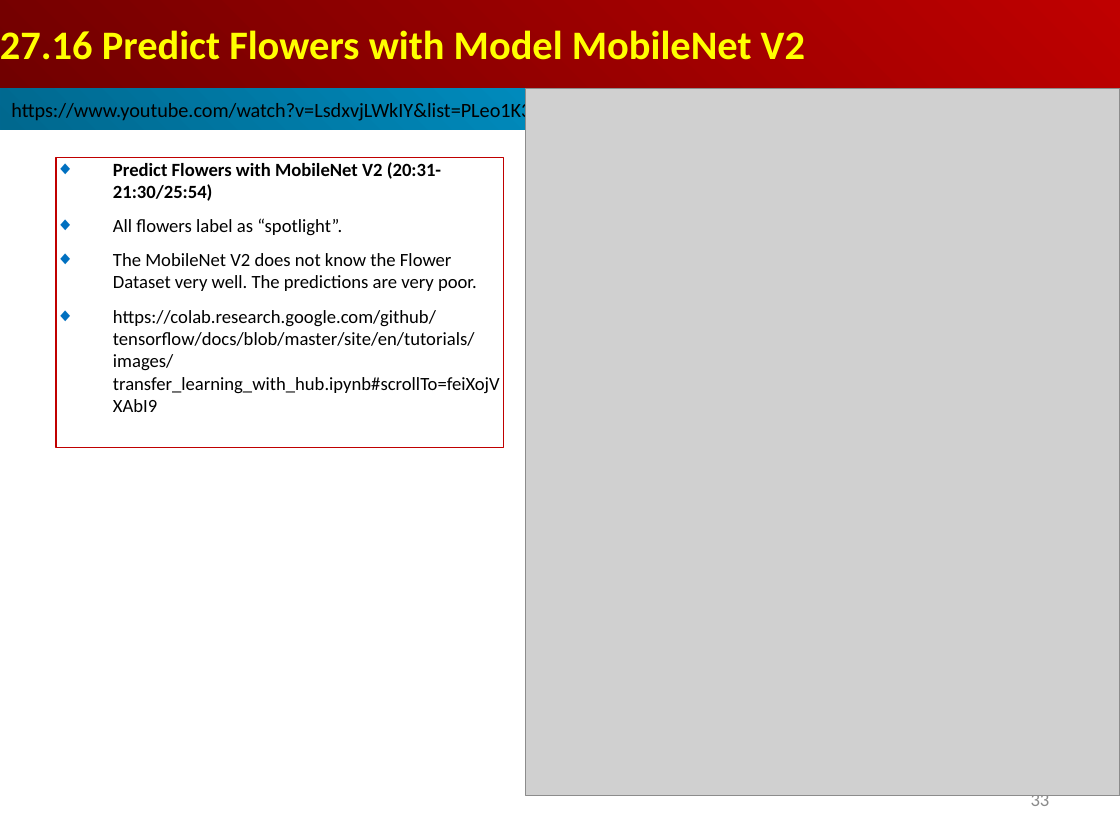
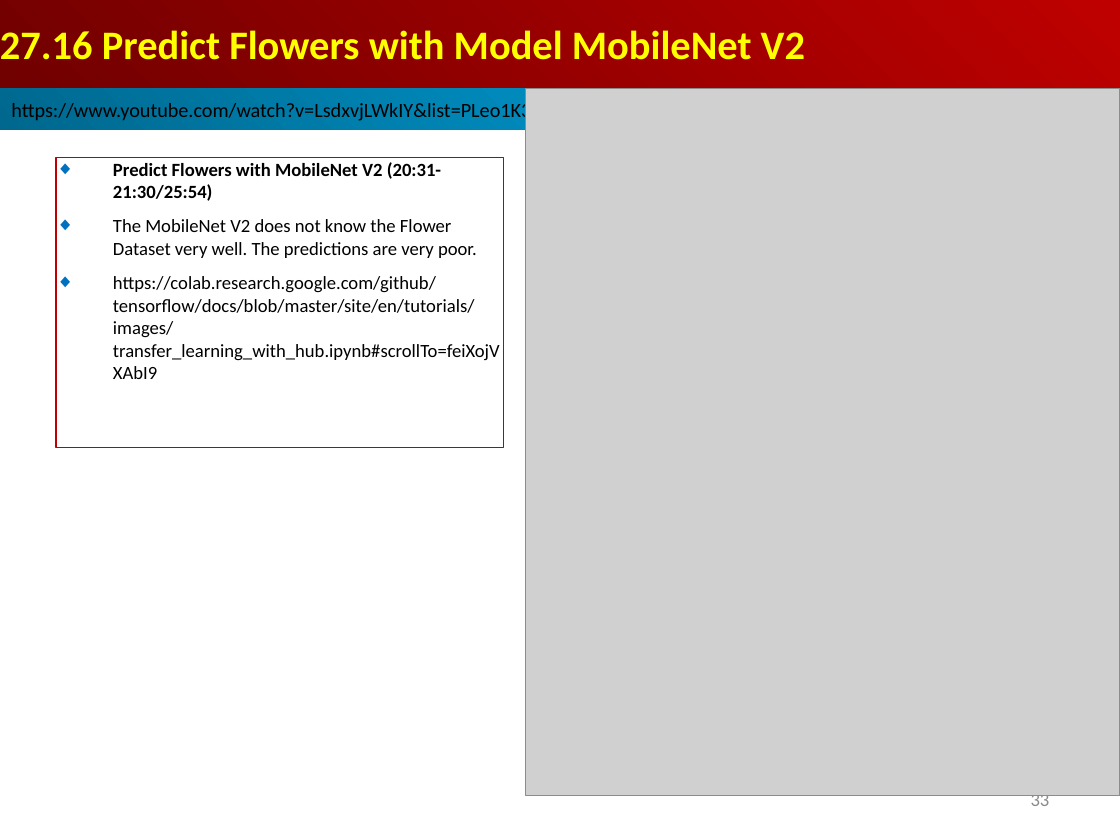
Before and after one commit to peterhchen/AIU_CS512_DL, a slide deck: slide 33 of 000_Lecture_Project/week14/01_Lecture/27.05_20_TL_TF_Hub_Code.ppt. Drawn at 1120x840 pixels with LibreOffice and Linux fonts; fonts in the diff are those of the drawing; grey boxes stand for pictures. Boxes give left, top, right and bottom in pixels: in the first picture for what was removed or moved away, otherwise in the second. Text is boxed around its words. In the diff, an @@ line names an element or a change of style, - is before the commit and + after.

```diff
--- a/000_Lecture_Project/week14/01_Lecture/27.05_20_TL_TF_Hub_Code.ppt
+++ b/000_Lecture_Project/week14/01_Lecture/27.05_20_TL_TF_Hub_Code.ppt
@@ text in rectangle at (113, 218, 342, 236): paragraph removed @@
-◆ All flowers label as “spotlight”.
```
